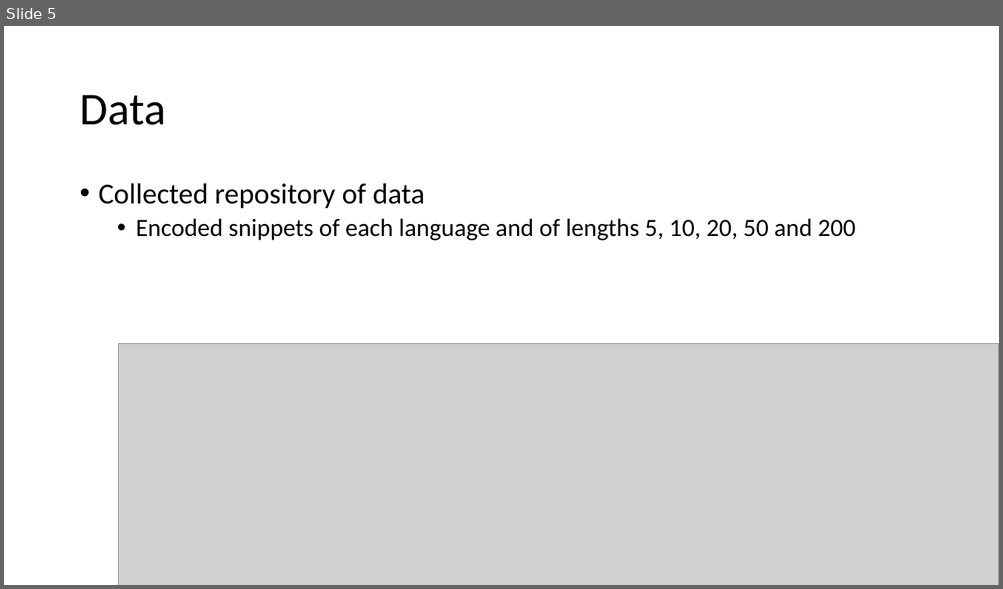
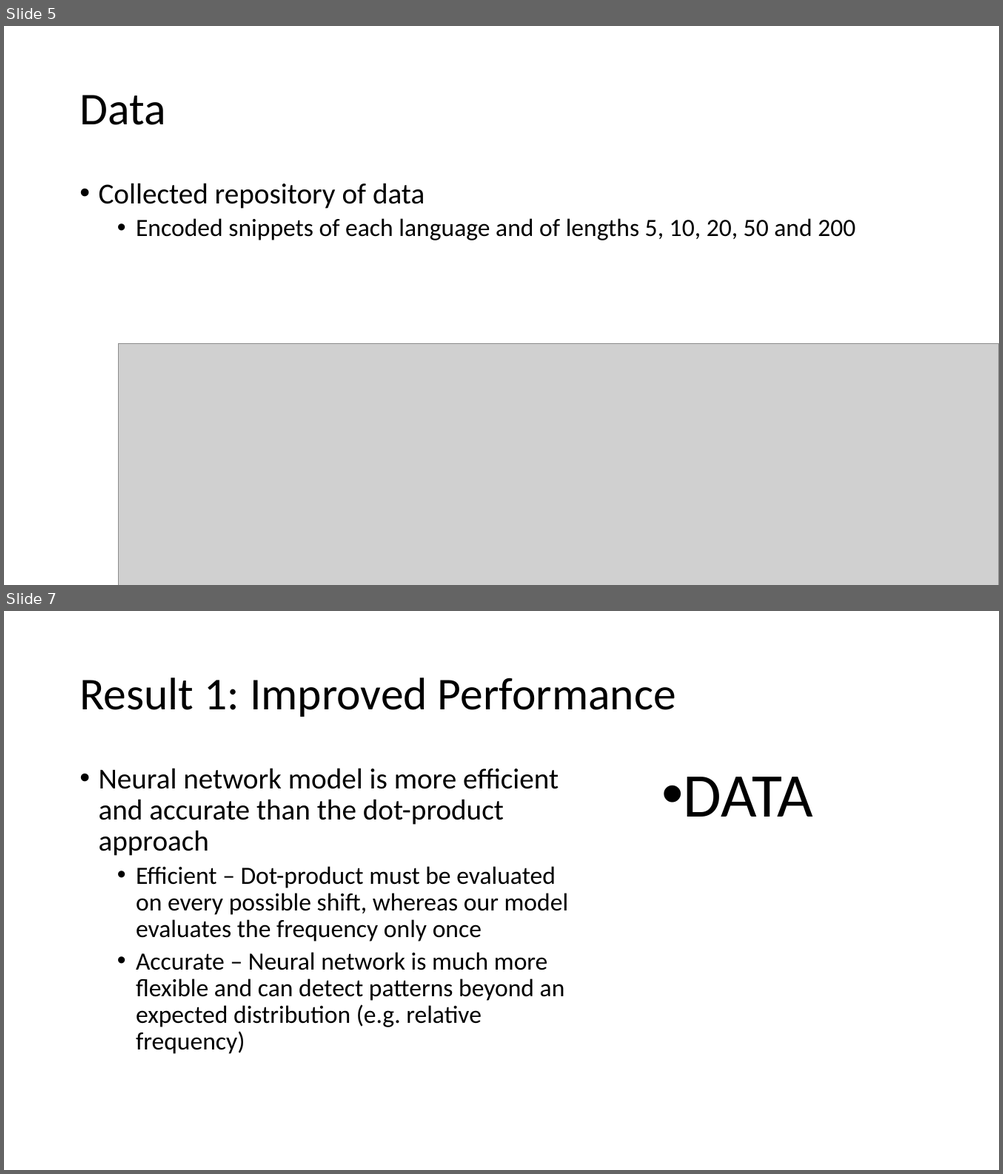
Before and after one commit to petezh/Neural-Cryptanalysis, a slide deck: presentation/Gasarch Pres 7-9.pptx. Shown one above the other, each under a label of ours: slide 5 before the commit, slides 5 and 7 after it; the slides between them are not shown. The pictures are 1003x589 and 1003x1174 pixels, drawn with LibreOffice and Linux fonts; fonts in the diff are those of the drawing; grey boxes stand for pictures. Boxes give left, top, right and bottom in pixels: in the first picture for what was removed or moved away, otherwise in the second. Text is boxed around its words. In the diff, an @@ line names an element or a change of style, - is before the commit and + after.

```diff
--- a/presentation/Gasarch Pres 7-9.pptx
+++ b/presentation/Gasarch Pres 7-9.pptx
@@ slide 7 added at bbox=[4, 611, 999, 1170], background #FFFFFF @@
@@ title added at bbox=[79, 678, 676, 717], 44 pt, text #000000 @@
+Result 1: Improved Performance
@@ text added at bbox=[99, 768, 569, 1054], 24 pt, text #000000 @@
+• Neural network model is more efficient and accurate than the dot-product approach
+  • Efficient – Dot-product must be evaluated on every possible shift, whereas our model evaluates the frequency only once
+  • Accurate – Neural network is much more flexible and can detect patterns beyond an expected distribution (e.g. relative frequency)
@@ text added at bbox=[683, 777, 813, 817], 60 pt, text #000000 @@
+• DATA
```
Also in this commit, not shown: 1 slide changed, 2 other slides added, 1 slide removed.
